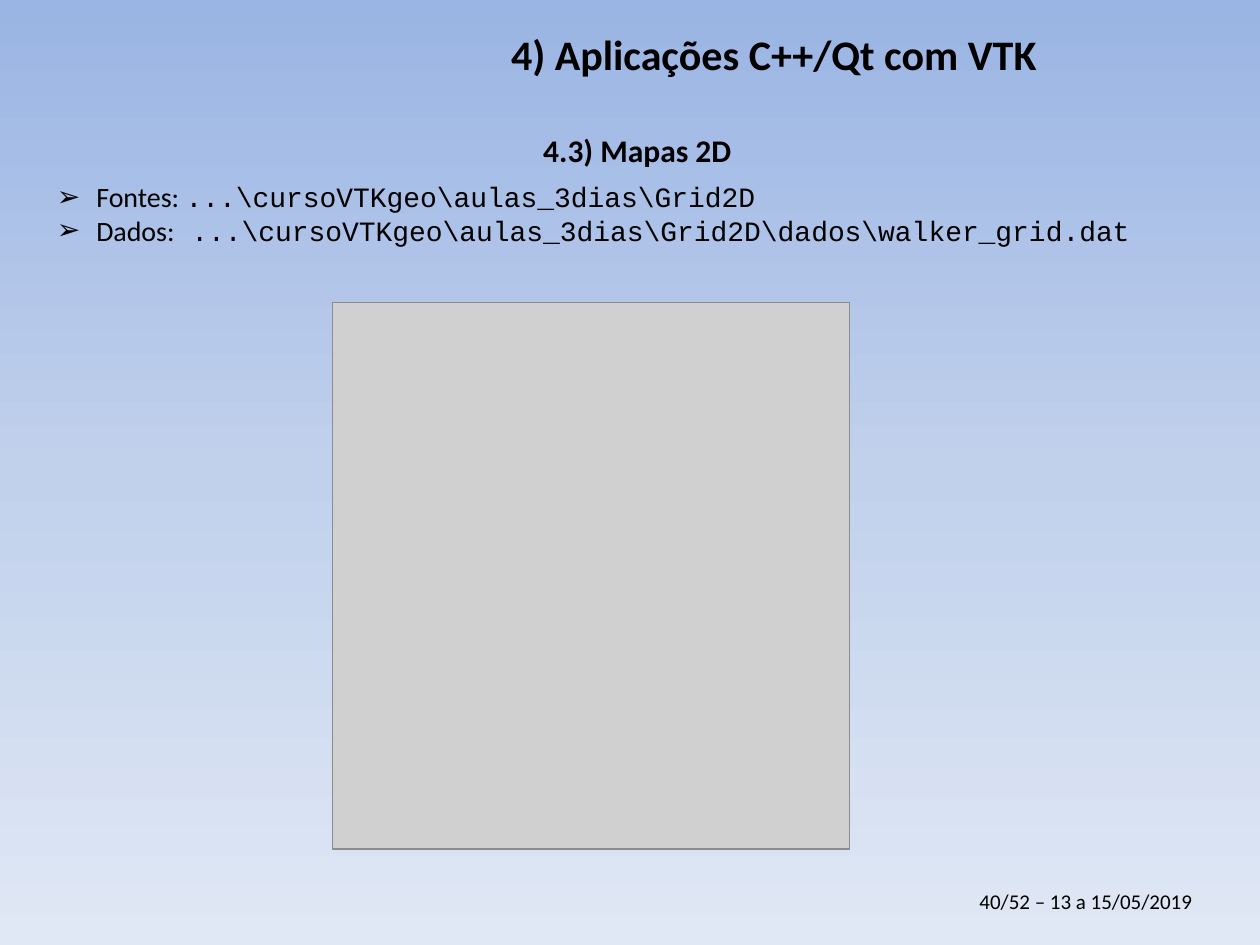
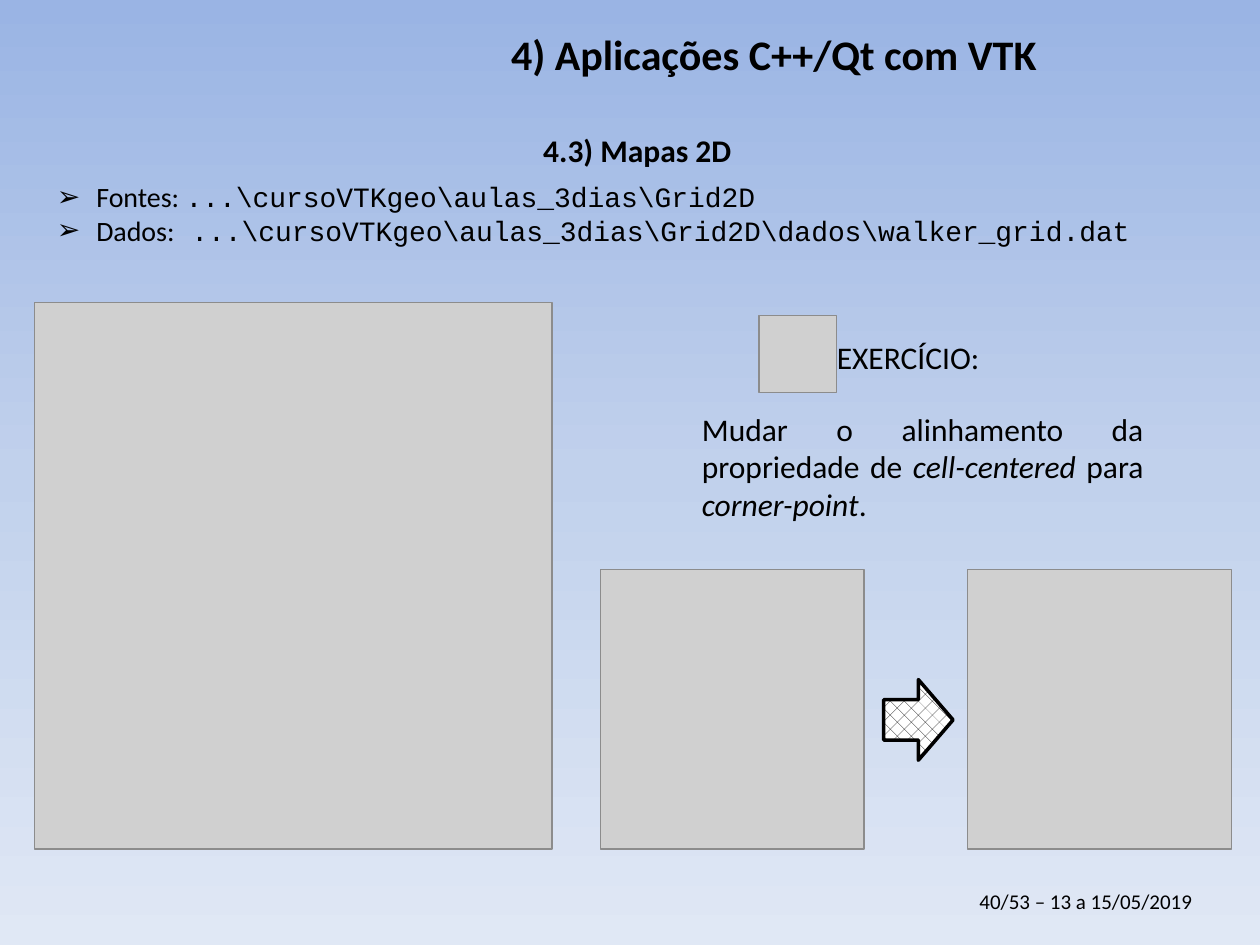
Before and after one commit to PauloCarvalhoRJ/cursoVTKgeo, a slide deck: slide 40 of aulas_3dias/slides_3dias.pptx. Drawn at 1260x945 pixels with LibreOffice and Linux fonts; fonts in the diff are those of the drawing; grey boxes stand for pictures; background and template pictures are left out. Boxes give left, top, right and bottom in pixels: in the first picture for what was removed or moved away, otherwise in the second. Text is boxed around its words. In the diff, an @@ line names an element or a change of style, - is before the commit and + after.

```diff
--- a/aulas_3dias/slides_3dias.pptx
+++ b/aulas_3dias/slides_3dias.pptx
@@ picture: place and size @@
-picture at box(333, 302, 850, 849)
+picture at box(35, 302, 553, 849)
@@ picture added at box(759, 315, 837, 393) @@
@@ text added at box(837, 343, 980, 370), 18 pt, text #000000 @@
+EXERCÍCIO:
@@ text added at box(702, 419, 1144, 521), 18 pt, text #000000 @@
+Mudar o alinhamento da propriedade de cell-centered para corner-point.
@@ picture added at box(600, 570, 863, 849) @@
@@ picture added at box(968, 570, 1231, 849) @@
@@ right arrow added at box(883, 679, 953, 760), fill pattern #000000 on #FFFFFF, outline #000000 2 pt @@
@@ text at box(979, 894, 1192, 910): text changed @@
-40/52 – 13 a 15/05/2019
+40/53 – 13 a 15/05/2019
```
Also in this commit, not shown: 11 other slides changed, 1 slide added.
